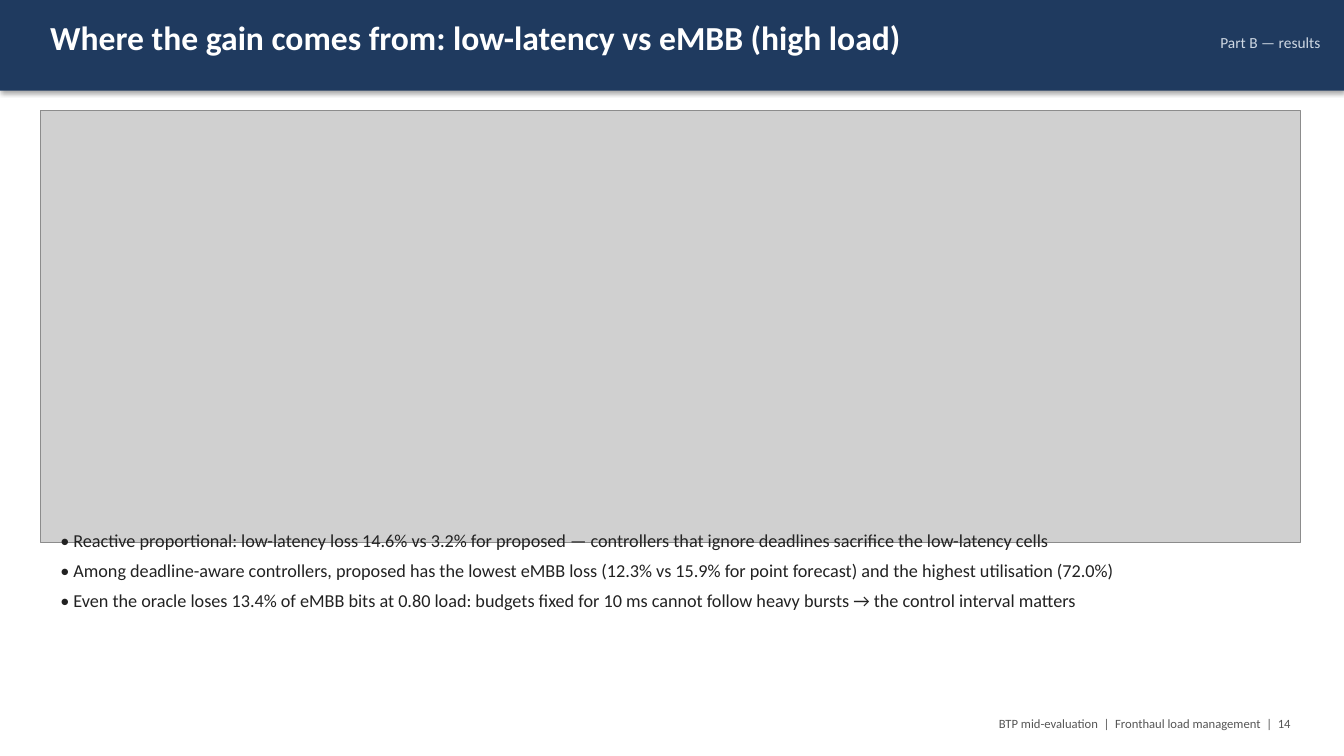
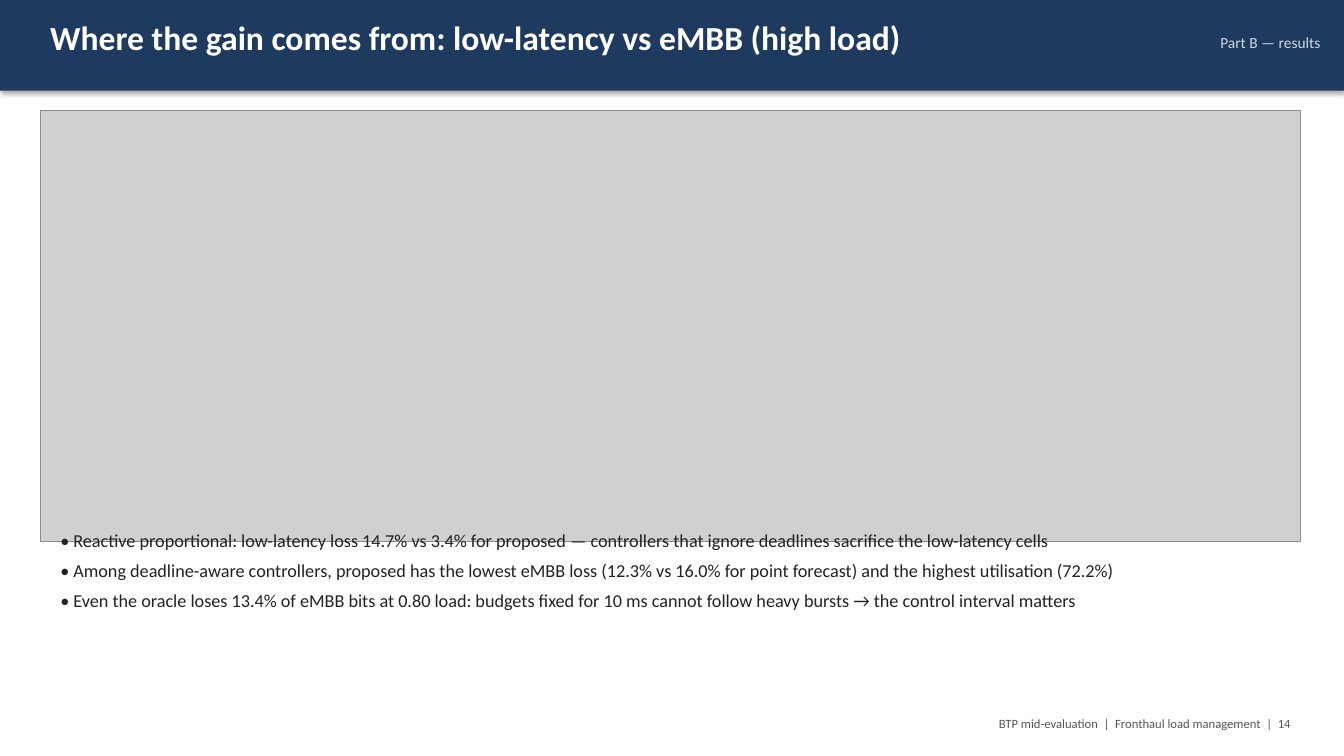
Before and after one commit to Harshvardhan-To1/BTP, a slide deck: slide 14 of docs/fhlm/BTP_midterm_fronthaul_load_management.pptx. Drawn at 1344x756 pixels with LibreOffice and Linux fonts; fonts in the diff are those of the drawing; grey boxes stand for pictures. Boxes give left, top, right and bottom in pixels: in the first picture for what was removed or moved away, otherwise in the second. Text is boxed around its words. In the diff, an @@ line names an element or a change of style, - is before the commit and + after.

```diff
--- a/docs/fhlm/BTP_midterm_fronthaul_load_management.pptx
+++ b/docs/fhlm/BTP_midterm_fronthaul_load_management.pptx
@@ text at (73,534,1113,580): text changed @@
-• Reactive proportional: low-latency loss 14.6% vs 3.2% for proposed — controllers that ignore deadlines sacrifice the low-latency cells
-• Among deadline-aware controllers, proposed has the lowest eMBB loss (12.3% vs 15.9% for point forecast) and the highest utilisation (72.0%)
+• Reactive proportional: low-latency loss 14.7% vs 3.4% for proposed — controllers that ignore deadlines sacrifice the low-latency cells
+• Among deadline-aware controllers, proposed has the lowest eMBB loss (12.3% vs 16.0% for point forecast) and the highest utilisation (72.2%)
```
Also in this commit, not shown: 8 other slides changed, 6 other files.
